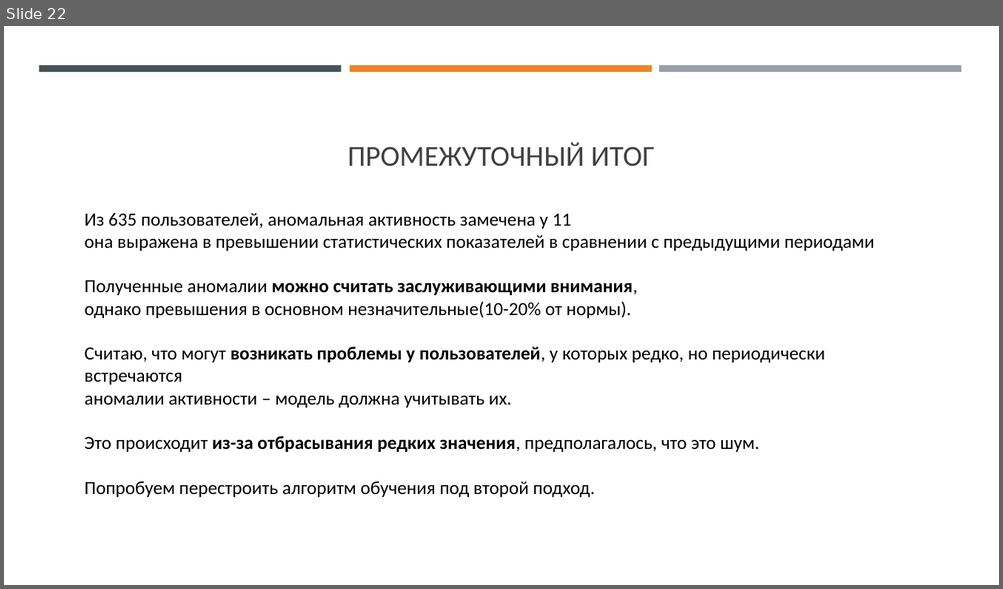
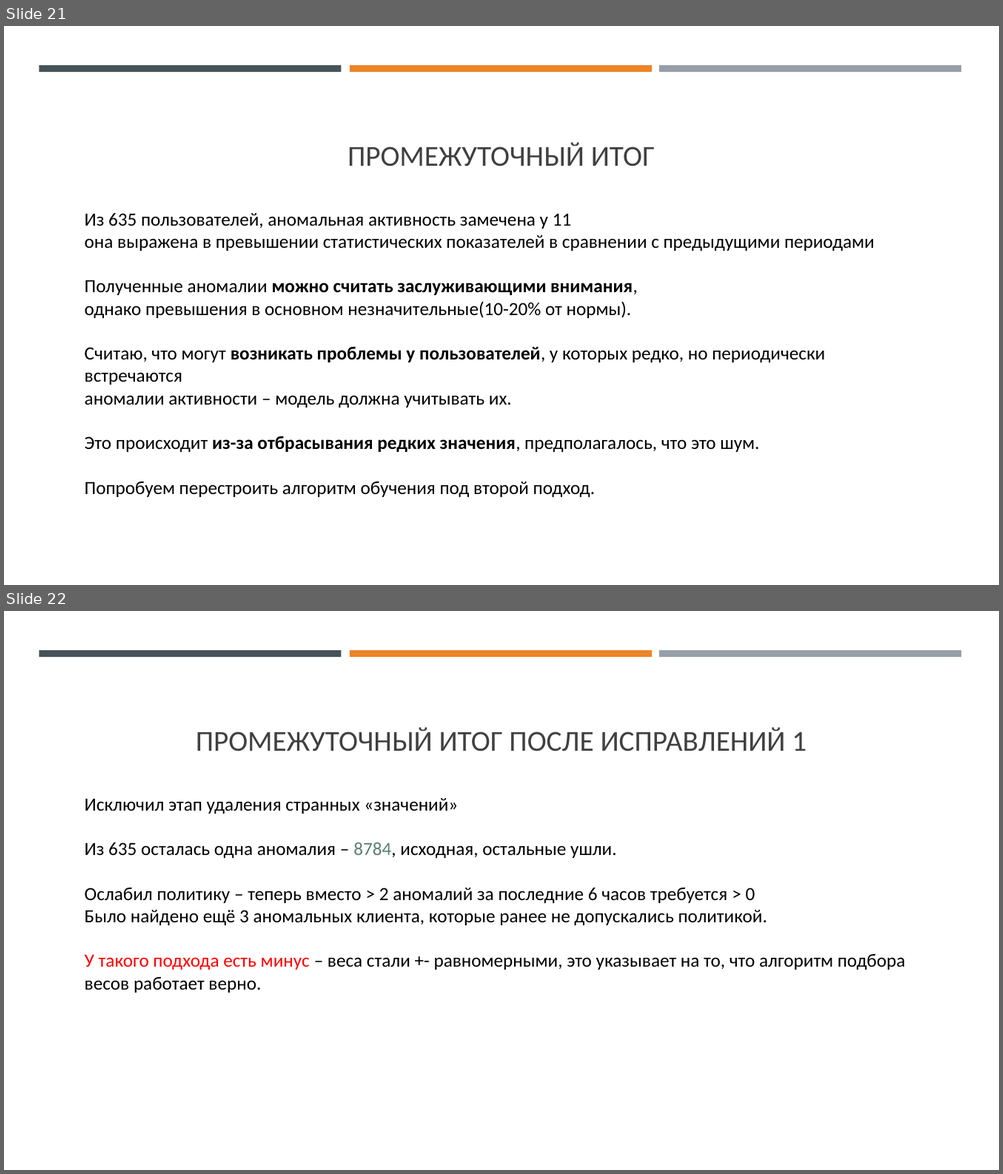
Before and after one commit to SkibaSAY/IPS_University, a slide deck: IPSLib/Documentation/Доклад для конференции/Доклад.pptx. Shown one above the other, each under a label of ours: slide 22 before the commit, slides 21 and 22 after it. The pictures are 1003x589 and 1003x1174 pixels, drawn with LibreOffice and Linux fonts; fonts in the diff are those of the drawing. Boxes give left, top, right and bottom in pixels: in the first picture for what was removed or moved away, otherwise in the second. Text is boxed around its words. In the diff, an @@ line names an element or a change of style, - is before the commit and + after.

```diff
--- a/IPSLib/Documentation/Доклад для конференции/Доклад.pptx
+++ b/IPSLib/Documentation/Доклад для конференции/Доклад.pptx
@@ slide 22 added at <box>4,611,999,1170</box>, background #FFFFFF; not listed: 3 template elements that a slide beside it also shows @@
@@ title added at <box>196,727,806,752</box>, 28 pt, text #404040 @@
+ПРОМЕЖУТОЧНЫЙ ИТОГ ПОСЛЕ ИСПРАВЛЕНИЙ 1
@@ text added at <box>85,798,905,993</box>, 18 pt, text #000000 @@
+Исключил этап удаления странных «значений»
+Из 635 осталась одна аномалия – 8784, исходная, остальные ушли.
+Ослабил политику – теперь вместо > 2 аномалий за последние 6 часов требуется > 0
+Было найдено ещё 3 аномальных клиента, которые ранее не допускались политикой.
+У такого подхода есть минус – веса стали +- равномерными, это указывает на то, что алгоритм подбора весов работает верно.
@@ what was slide 22 is now slide 21 @@
```
Also in this commit, not shown: 1 slide changed, 3 other slides added, 3 other files.
